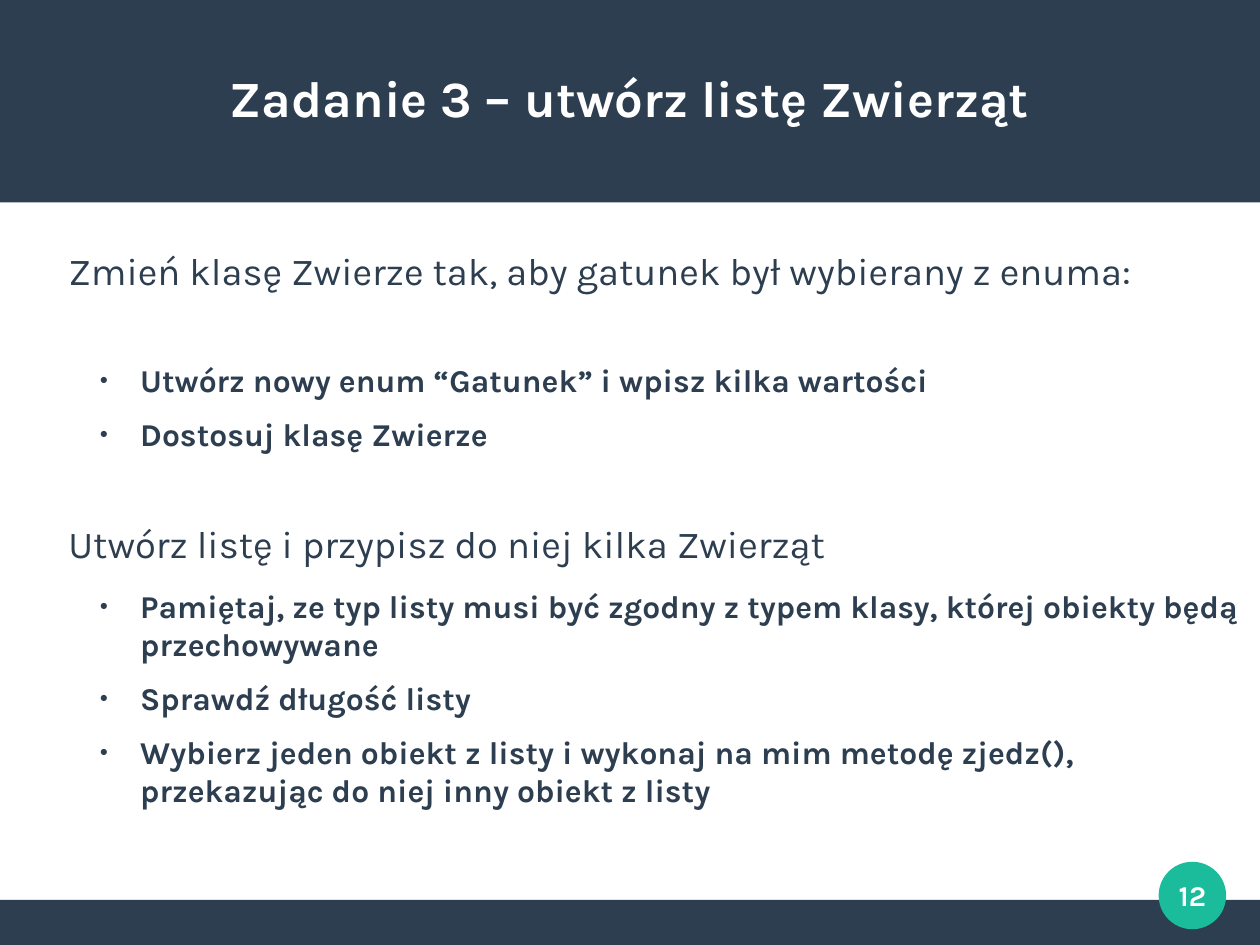
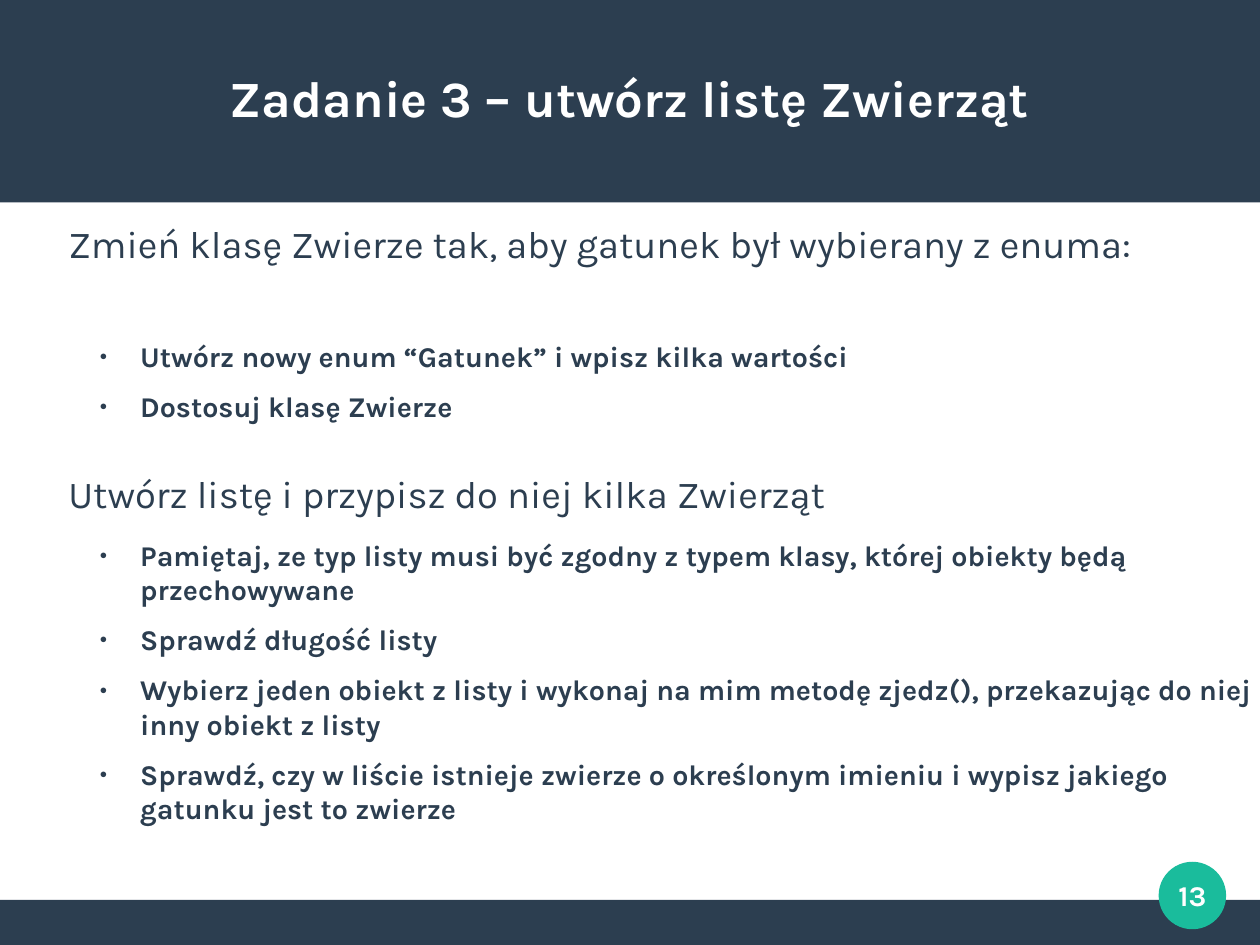
Before and after one commit to s-kaczmarek/Zaprogramowani, a slide deck: slide 13 of prezentacje/lekcja1.odp (slide 12 before the commit). Drawn at 1260x945 pixels with LibreOffice and Linux fonts; fonts in the diff are those of the drawing. Boxes give left, top, right and bottom in pixels: in the first picture for what was removed or moved away, otherwise in the second. Text is boxed around its words. In the diff, an @@ line names an element or a change of style, - is before the commit and + after.

```diff
--- a/prezentacje/lekcja1.odp
+++ b/prezentacje/lekcja1.odp
@@ text "Zmień klasę Zwierze tak, aby ...": place and size @@
-text "Zmień klasę Zwierze tak, aby ..." at [68, 256, 1131, 295]
+text "Zmień klasę Zwierze tak, aby ..." at [68, 229, 1131, 268]
@@ text "Utwórz nowy enum “Gatunek” i ...": place and size @@
-text "Utwórz nowy enum “Gatunek” i ..." at [140, 367, 928, 453]
+text "Utwórz nowy enum “Gatunek” i ..." at [140, 344, 848, 424]
@@ text "Utwórz nowy enum “Gatunek” i ..." at [140, 344, 848, 424]: size 20 to 18 pt @@
@@ text "Utwórz listę i przypisz do ...": place and size @@
-text "Utwórz listę i przypisz do ..." at [68, 529, 825, 568]
+text "Utwórz listę i przypisz do ..." at [68, 479, 825, 518]
@@ text "Pamiętaj, ze typ listy musi ...": place and size @@
-text "Pamiętaj, ze typ listy musi ..." at [140, 593, 1237, 810]
+text "Pamiętaj, ze typ listy musi ..." at [140, 543, 1251, 826]
@@ text at [140, 543, 1251, 742]: size 20 to 18 pt in "Pamiętaj, ze typ listy musi być zgodny ...", "Sprawdź długość listy", "Wybierz jeden obiekt z listy i wykonaj ..." @@
@@ text at [140, 762, 1167, 826]: paragraph added @@
+● Sprawdź, czy w liście istnieje zwierze o określonym imieniu i wypisz jakiego gatunku jest to zwierze
@@ page number at [1178, 887, 1206, 907]: text changed @@
-12
+13
```
Also in this commit, not shown: 3 slides added, 14 other files.
